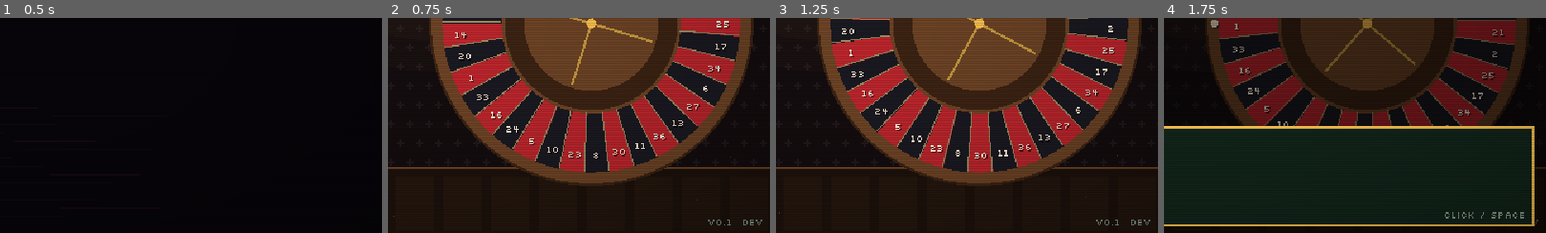
Above: before the commit, frames 1-4 (left to right).
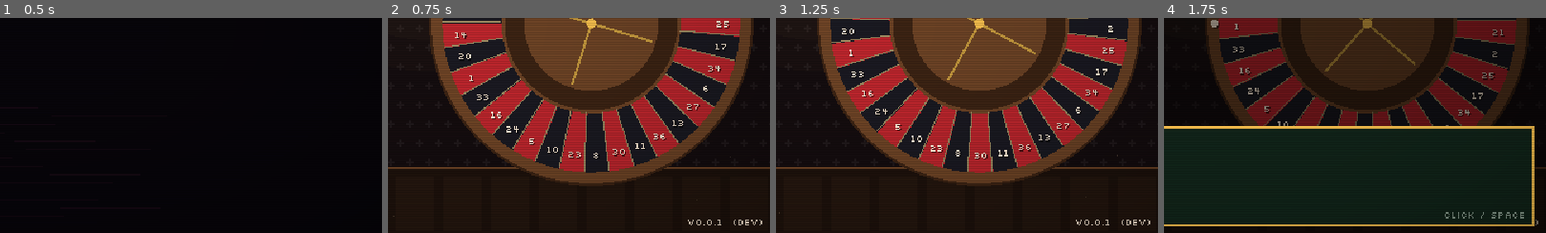
Above: after the commit, the same moments.

Repository: sugnauk/Rouletter
Game: Godot game, scene res://scenes/main.tscn
Same seed, same stepped clock (60 frames per second), same inputs: the game is played once before the commit and once after it.
Inputs (mouse positions are % of the whole screen's width and height, from its top left):
- Up to frame 1 (0.5 s): no input
- Up to frame 2 (0.75 s): tap Enter at 0.5, 0.6 s; click (50, 50) at 0.67 s
- Up to frame 3 (1.25 s): tap Space at 0.77 s
- Up to frame 4 (1.75 s): click "New Run" at 1.25 s
The pictures show only the part of the screen within x 50-100%, y 49-99%; the shares and areas given below are measured in that part.

Frame 1 is identical in both runs. In frame 2, 0.2% of the frame differs, in the area x 78-98%, y 93-97%; in frame 3, 0.2%; in frame 4, less than 0.1%.

Commit message:
Version 0.0.1: semantic version on the title screen, CHANGELOG.md, version format test
Co-Authored-By: Claude Opus 5.5 <noreply@anthropic.com>
Claude-Session: https://claude.ai/code/session_013q6d3yRkHgTahmnKYGjD8n

Diff:
--- a/core/version.gd
+++ b/core/version.gd
@@ -1,10 +1,12 @@
 extends RefCounted
-## Build identity shown on the title screen. The deploy workflow overwrites BUILD with the
-## commit hash and build time, so "dev" means a local/editor run.
+## Build identity shown on the title screen.
+## VERSION is bumped by hand with every update (0.0.1 -> 0.0.2 ...; see CHANGELOG.md).
+## The deploy workflow overwrites BUILD with the commit hash and build time, so "dev" means a
+## local/editor run.
 
-const VERSION := "0.1"
+const VERSION := "0.0.1"
 const BUILD := "dev"
 
 
 static func label() -> String:
-	return "v%s  %s" % [VERSION, BUILD]
+	return "v%s  (%s)" % [VERSION, BUILD]
--- a/scenes/screens/title_screen.gd
+++ b/scenes/screens/title_screen.gd
@@ -33,7 +33,7 @@
 			["Options", func(): main.show_screen("options")], ["Quit", func(): get_tree().quit()]]:
 		P.button(menu, b[0], b[1], Vector2(140, 20))
 	P.place(P.label(self, "F2: CRT filter    F11: fullscreen", P.FONT_SMALL, P.DIM), Vector2(32, 340))
-	var ver := P.label(self, Version.label(), P.FONT_SMALL, P.DIM)
+	var ver := P.label(self, Version.label(), P.FONT_SMALL, P.CREAM)
 	ver.horizontal_alignment = HORIZONTAL_ALIGNMENT_RIGHT
 	P.place(ver, Vector2(408, 340), Vector2(224, 10))
 
--- a/tests/run_tests.gd
+++ b/tests/run_tests.gd
@@ -24,7 +24,7 @@
 		"test_link", "test_pinned_sector", "test_croupier", "test_ledger", "test_compounding_mint_respin",
 		"test_collector", "test_wildcard_zero", "test_en_prison", "test_red_streak", "test_hot_hand",
 		"test_signature", "test_thirteen", "test_enforcers", "test_resolver_is_pure", "test_odds",
-		"test_run_table_flow", "test_rebet_and_clear", "test_pit_b …(140 unchanged characters)… feats", "test_rarity_and_levels", "test_shop", "test_lose_and_bust", "test_rent_control_target",
+		"test_run_table_flow", "test_rebet_and_clear", "test_pit_b …(140 unchanged characters)… feats", "test_rarity_and_levels", "test_version", "test_shop", "test_lose_and_bust", "test_rent_control_target",
 		"test_full_run_victory", "test_seeded_reproducible", "test_profile", "test_story_beats", "test_sfx_synth",
 	]:
 		call(t)
@@ -628,6 +628,14 @@
 	near(Resolver.resolve_spin(sg, 1).take, 6.0, "Satin Gloves: red pays 1.5:1")
 
 
+func test_version() -> void:
+	var Version := preload("res://core/version.gd")
+	var re := RegEx.new()
+	re.compile("^\\d+\\.\\d+\\.\\d+$")
+	check(re.search(Version.VERSION) != null, "version is MAJOR.MINOR.PATCH (%s)" % Version.VERSION)
+	check(Version.label().begins_with("v" + Version.VERSION), "title label shows the version")
+
+
 func test_shop() -> void:
 	var run = new_run()
 	run.place_bet("S17", 1)
Not shown, added: CHANGELOG.md
